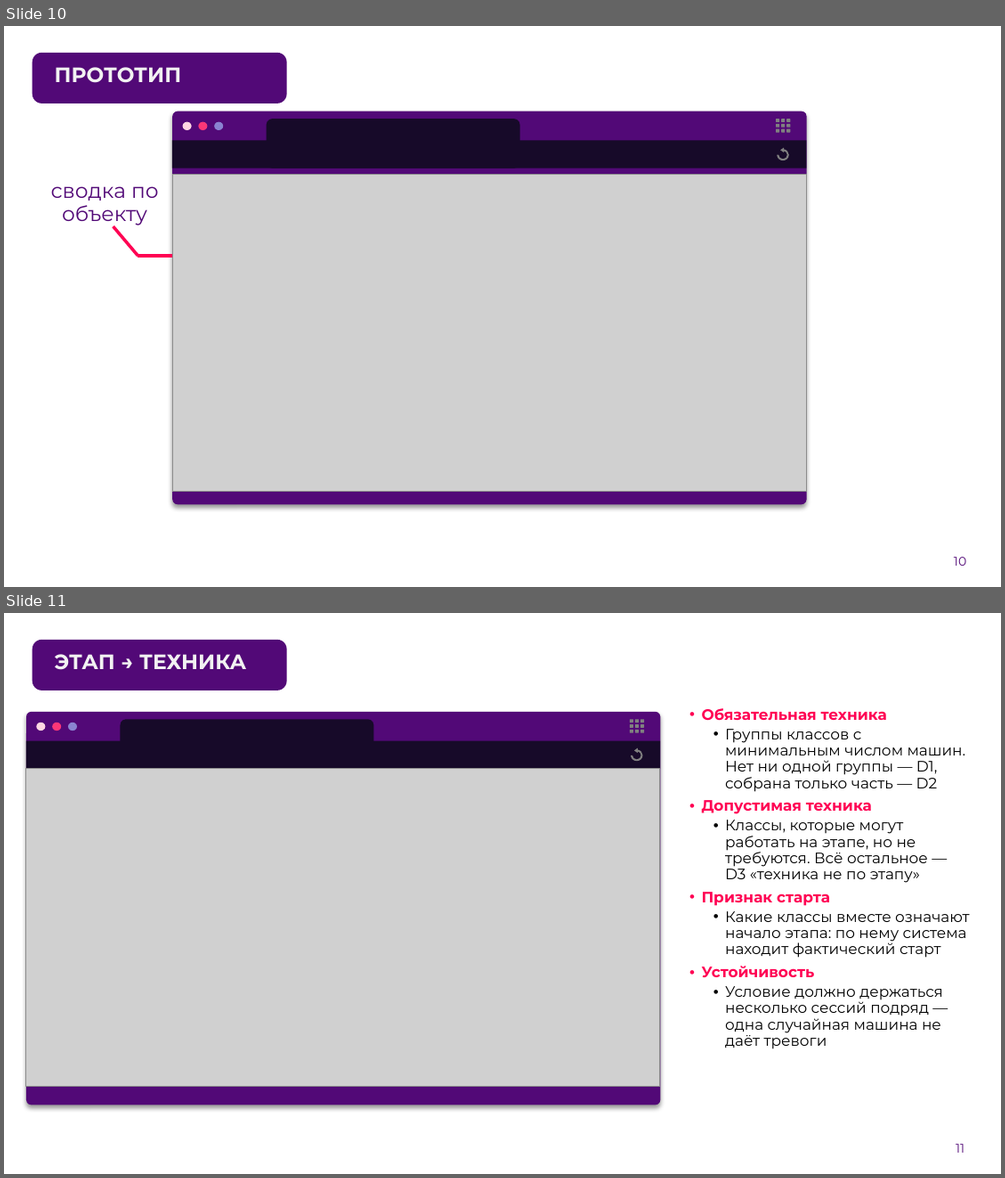
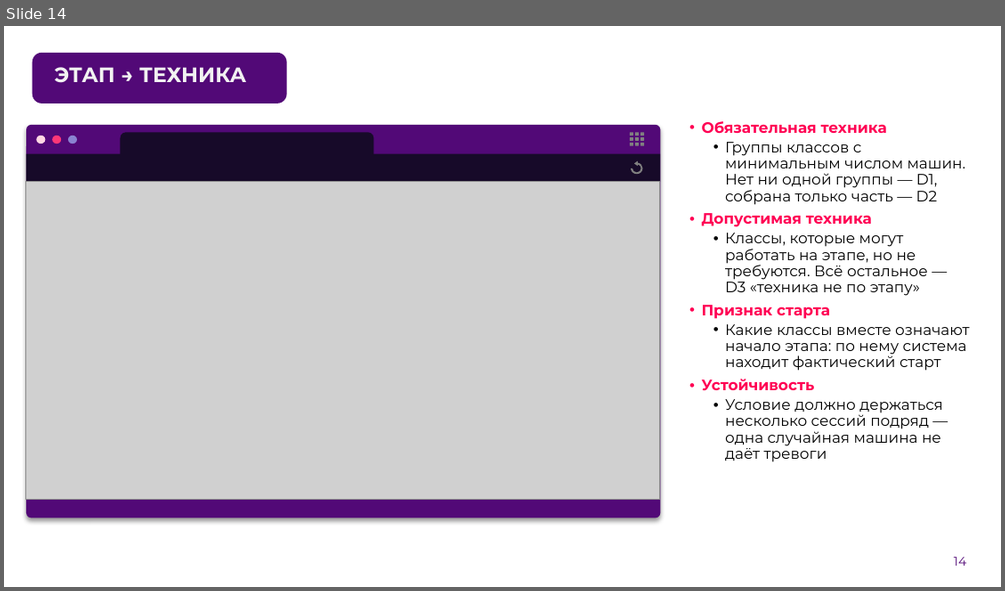
Before and after one commit to denbugg/ConstructionSupervision, a slide deck: docs/presentation.pptx. Shown one above the other, each under a label of ours: slides 10 and 11 before the commit, slide 14 after it. The pictures are 1005x1178 and 1005x591 pixels, drawn with LibreOffice and Linux fonts; fonts in the diff are those of the drawing; grey boxes stand for pictures; background and template pictures are left out. Boxes give left, top, right and bottom in pixels: in the first picture for what was removed or moved away, otherwise in the second. Text is boxed around its words. In the diff, an @@ line names an element or a change of style, - is before the commit and + after.

```diff
--- a/docs/presentation.pptx
+++ b/docs/presentation.pptx
@@ slide 10 removed at [4, 26, 1001, 587], background picture (left out) @@
@@ rounded rectangle removed at [32, 52, 287, 103] @@
@@ title removed at [55, 67, 182, 83] @@
-ПРОТОТИП
@@ group removed at [172, 111, 807, 505]: 10 freeform shapes, 4 ellipses, 2 rounded rectangles, 1 rectangle, 1 picture @@
@@ text removed at [51, 186, 159, 225] @@
-сводка по объекту
@@ line removed from (138, 256) to (113, 226) @@
@@ line removed from (172, 256) to (138, 256) @@
@@ page number removed at [954, 556, 966, 565] @@
-10
@@ what was slide 11 is now slide 14 @@
@@ page number at [954, 556, 966, 565]: text changed @@
-11
+14
```
Also in this commit, not shown: 4 slides added, 1 other file.
